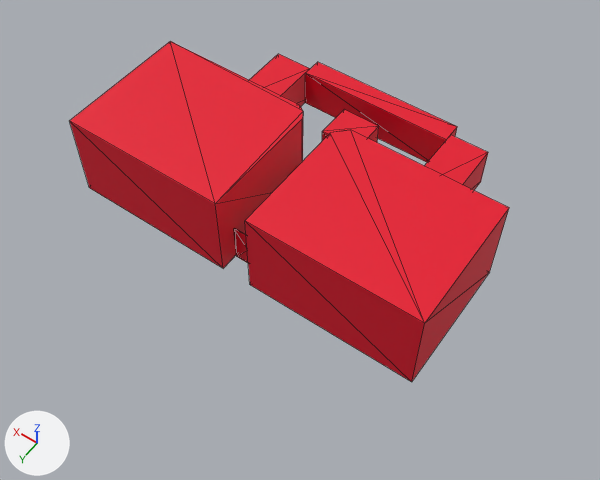
A saved change to the glTF model public/models/school_outside_front.hitboxes.glb.
Rendered twice from a 50 mm lens placed at (-39.9, 57.9, 80.2), pointed at (-3.1, 6.3, -1.0). The lights are fixed; the arrows at lower left show +X, +Y and +Z. Mesh edges are drawn as thin lines. Where no turn or scale is listed for an object, it has been applied to the vertices.

Objects in the first picture: 'HB1', 'HB2', 'HB2.001', 'HB2.002', 'HB2.003', 'HB3'.
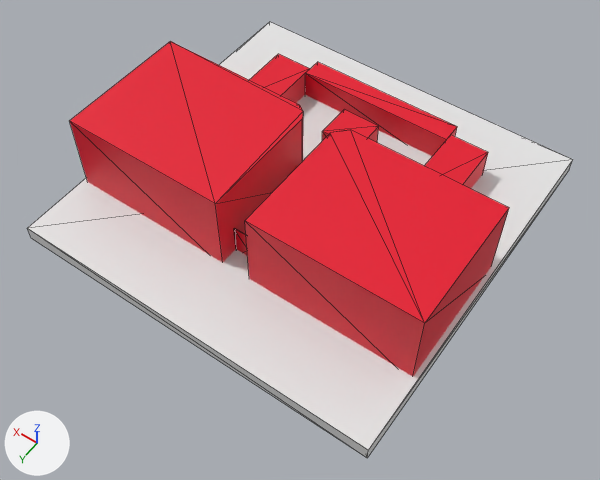
What changed in the scene script:
```text
Add me_cube:
    me_cube.from_pydata(...)  # a box spanning x -25.0..25.0, y -25.0..25.0, z -1.0..1.0
Add ob_floor:
    ob_floor = bpy.data.objects.new('Floor', me_cube)
    ob_floor.location = (0.0, 0.0, -1.0)
```

Pixel boxes (x1, y1, x2, y2) of what changed, in the pictures (600 x 480 px):
'Floor', added: after (27, 22, 573, 458)
